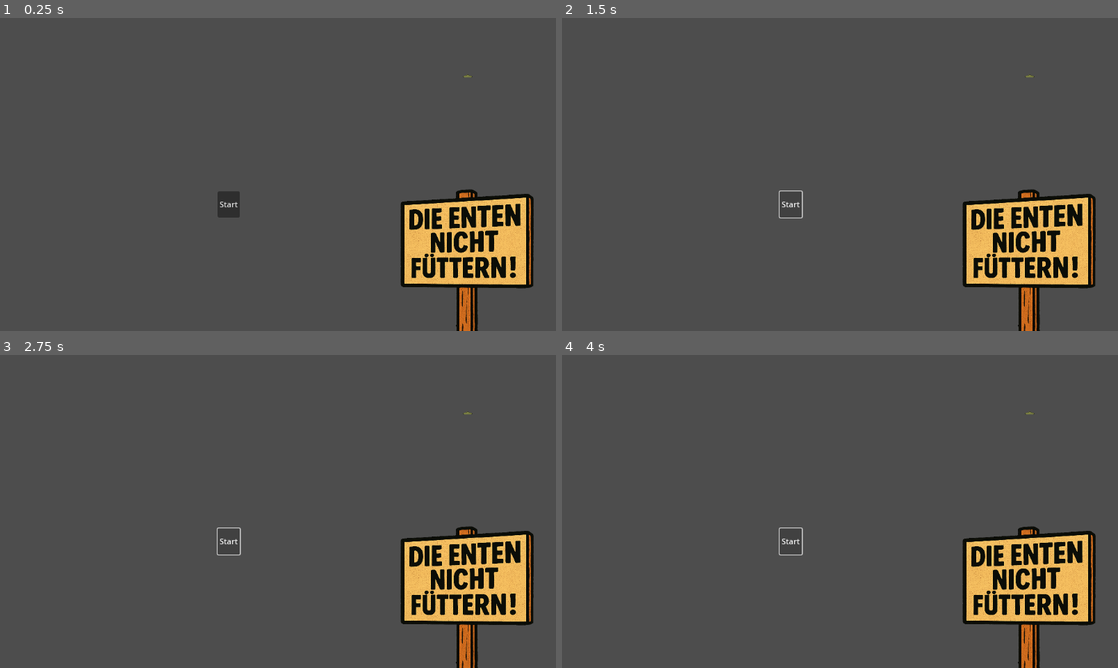
Above: before the commit, frames 1-4 (two rows, left to right).
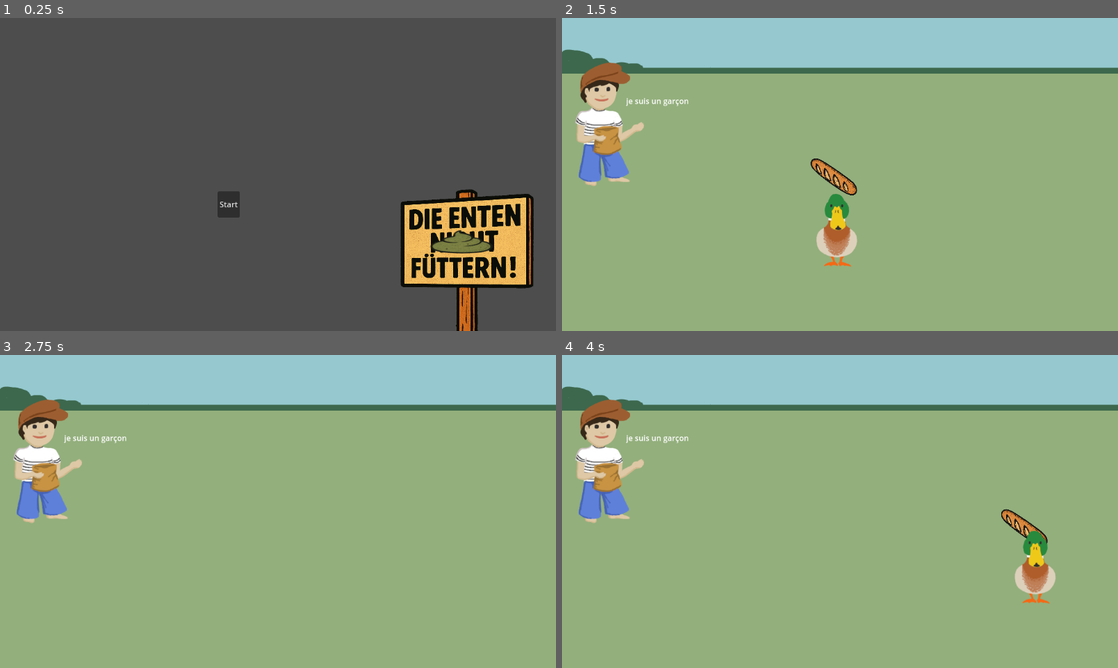
Above: after the commit, the same moments.

Repository: baguette-ballett/baguette-ballett
Game: Godot game, scene res://scenes/intro/intro.tscn
Two runs of this game, one before a commit and one after it. Both use one fixed random seed, a clock stepped at 60 frames per second and the inputs below. This scene is started directly instead of the project's main scene. The engine's default icon, where the game draws it, is replaced by a stand-in: a white triangle on a blue panel in a dark square.
Inputs (mouse positions are in pixels of both pictures, inside the frame that each line leads up to):
- Up to frame 1 (0.25 s): no input
- Up to frame 2 (1.5 s): click "Start" at 0.5 s; click (789, 205) at 1.25 s, where only the run before the commit has a clickable "Start"
- Up to frame 3 (2.75 s): tap Enter at 2 s; hold Right (right) from 2.03 s (still down)
- Up to frame 4 (4 s): release Right (right) at 2.78 s; hold Left (left) 2.78-3.53 s; hold Right (right) from 3.53 s (still down)

The runs differ from the first frame. In frame 1, 0.5% of the frame differs, in the area x 77-89%, y 18-76%; in frame 2, 100%; in frame 3, 100%, in the area x 0-100%, y 0-100%; in frame 4, 100%.

Commit message:
Add start button function in intro

Diff:
--- a/scenes/intro/intro.tscn
+++ b/scenes/intro/intro.tscn
@@ -1,9 +1,10 @@
-[gd_scene load_steps=7 format=3 uid="uid://cmeelins4i38s"]
+[gd_scene load_steps=8 format=3 uid="uid://cmeelins4i38s"]
 
 [ext_resource type="Script" uid="uid://wqyldb5ltt6k" path="res://scenes/intro/intro.gd" id="1_8twl8"]
 [ext_resource type="Texture2D" uid="uid://b1gs4c58kfka4" path="res://assets/sprites/notfeedducks_sign_clean.png" id="1_ioskq"]
 [ext_resource type="AudioStream" uid="uid://cxo7w6r4tcioq" path="res://assets/sounds/duckstart_and_quack.mp3" id="2_yjqpq"]
 [ext_resource type="Texture2D" uid="uid://dt7mr2ybv7dc7" path="res://assets/sprites/duckpoop.png" id="3_teox7"]
+[ext_resource type="Script" uid="uid://6gv12wvq4gaa" path="res://scenes/intro/startButton.gd" id="4_1rrv8"]
 [ext_resource type="Script" uid="uid://cyxtftd24c51c" path="res://scenes/intro/duckpoop.gd" id="4_ir5dn"]
 
 [sub_resource type="CircleShape2D" id="CircleShape2D_ir5dn"]
@@ -29,10 +30,11 @@
 [node name="StartButton" type="Button" parent="Buttons"]
 layout_mode = 2
 text = "Start"
+script = ExtResource("4_1rrv8")
 
 [node name="Sprite2D" type="Sprite2D" parent="."]
-position = Vector2(969, 120)
-scale = Vector2(0.225098, 0.108398)
+position = Vector2(956, 463)
+scale = Vector2(1.44588, 0.769885)
 texture = ExtResource("3_teox7")
 
 [node name="Duckpoop" type="CharacterBody2D" parent="Sprite2D"]
--- /dev/null
+++ b/scenes/intro/startButton.gd
@@ -0,0 +1,4 @@
+extends Button
+
+func _pressed():
+	get_tree().change_scene_to_file("res://scenes/level/level.tscn")
Not shown, added: scenes/intro/startButton.gd.uid
